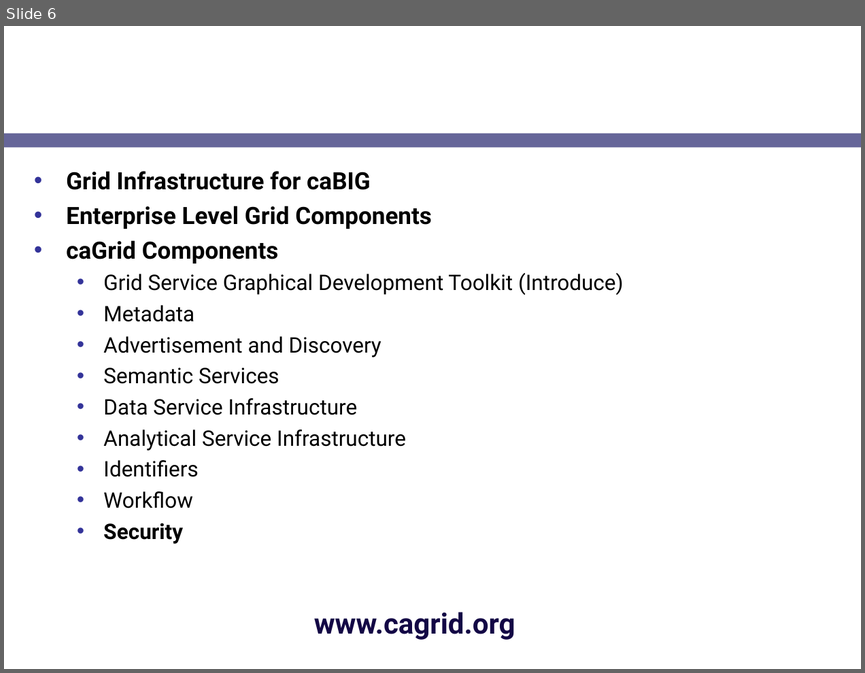
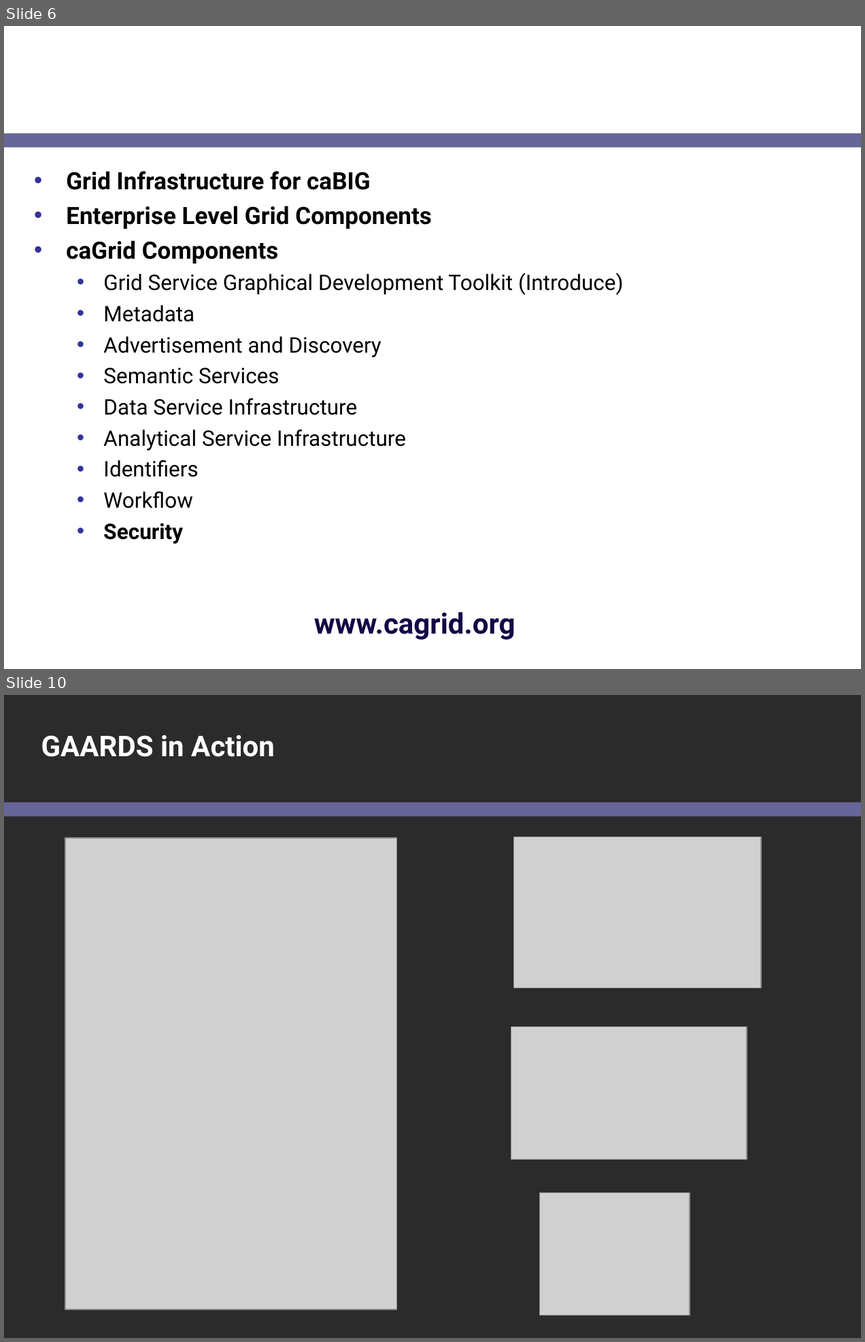
Before and after one commit to NCIP/cagrid-docs, a slide deck: presentations/security/gaards-ogf-19.ppt. Shown one above the other, each under a label of ours: slide 6 before the commit, slides 6 and 10 after it; the slides between them are not shown. The pictures are 865x673 and 865x1342 pixels, drawn with LibreOffice and Linux fonts; fonts in the diff are those of the drawing; grey boxes stand for pictures; background and template pictures are left out; a plain dark background stands for a picture behind light text. Boxes give left, top, right and bottom in pixels: in the first picture for what was removed or moved away, otherwise in the second. Text is boxed around its words. In the diff, an @@ line names an element or a change of style, - is before the commit and + after.

```diff
--- a/presentations/security/gaards-ogf-19.ppt
+++ b/presentations/security/gaards-ogf-19.ppt
@@ slide 10 added at bbox=[4, 695, 861, 1338], background picture (left out); not listed: 1 template element that a slide beside it also shows @@
@@ title added at bbox=[41, 735, 275, 757], 24 pt, text #FFFFFF, bold @@
+GAARDS in Action
@@ picture added at bbox=[514, 837, 762, 988] @@
@@ picture added at bbox=[66, 838, 397, 1309] @@
@@ picture added at bbox=[511, 1027, 747, 1159] @@
@@ picture added at bbox=[540, 1193, 689, 1315] @@
```
Also in this commit, not shown: 9 other slides added.
